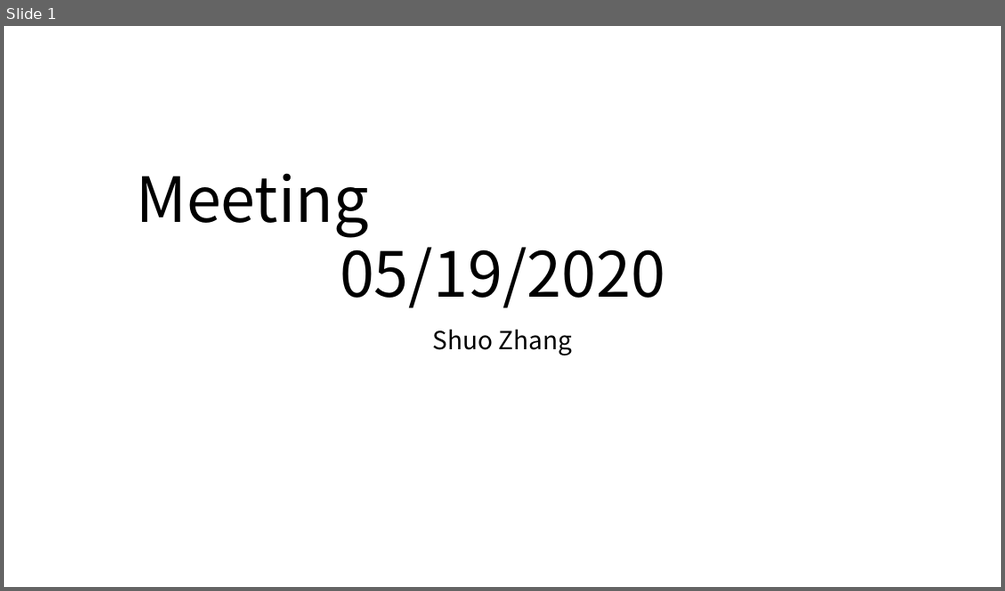
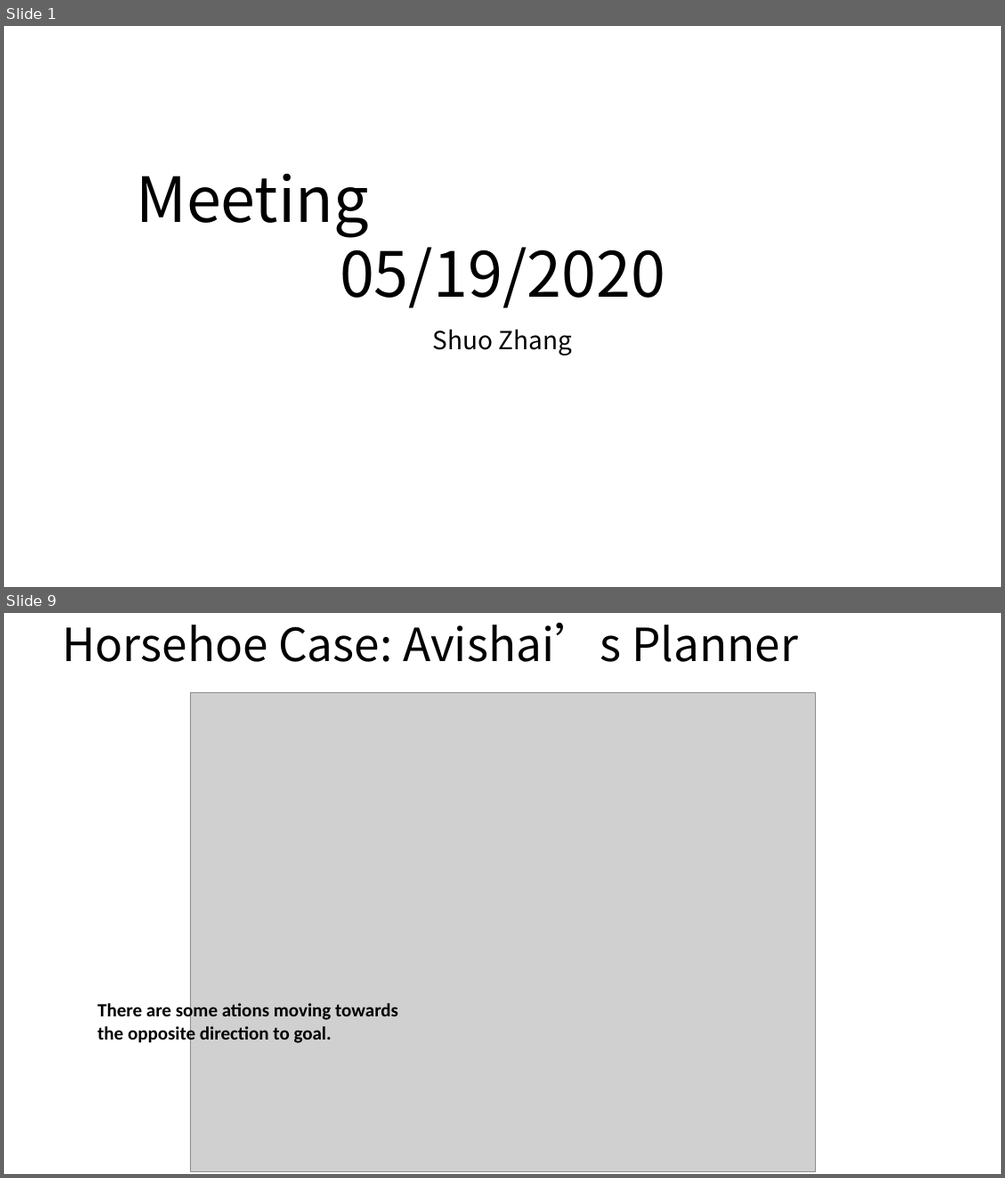
Before and after one commit to ShuoZ9379/t42_hand, a slide deck: zs_sim_robot/meeting_8/meeting_8.pptx. Shown one above the other, each under a label of ours: slide 1 before the commit, slides 1 and 9 after it; the slides between them are not shown. The pictures are 1005x591 and 1005x1178 pixels, drawn with LibreOffice and Linux fonts; fonts in the diff are those of the drawing; grey boxes stand for pictures. Boxes give left, top, right and bottom in pixels: in the first picture for what was removed or moved away, otherwise in the second. Text is boxed around its words. In the diff, an @@ line names an element or a change of style, - is before the commit and + after.

```diff
--- a/zs_sim_robot/meeting_8/meeting_8.pptx
+++ b/zs_sim_robot/meeting_8/meeting_8.pptx
@@ slide 9 added at bbox=[4, 613, 1001, 1174], background #FFFFFF @@
@@ text added at bbox=[62, 622, 798, 662], 44 pt, text #000000 @@
+Horsehoe Case: Avishai’s Planner
@@ picture added at bbox=[190, 693, 816, 1172] @@
@@ text added at bbox=[97, 1001, 398, 1045], 18 pt, text #000000, bold @@
+There are some ations moving towards the opposite direction to goal.
```
Also in this commit, not shown: 4 slides changed, 4 other slides added, 24 other files.
